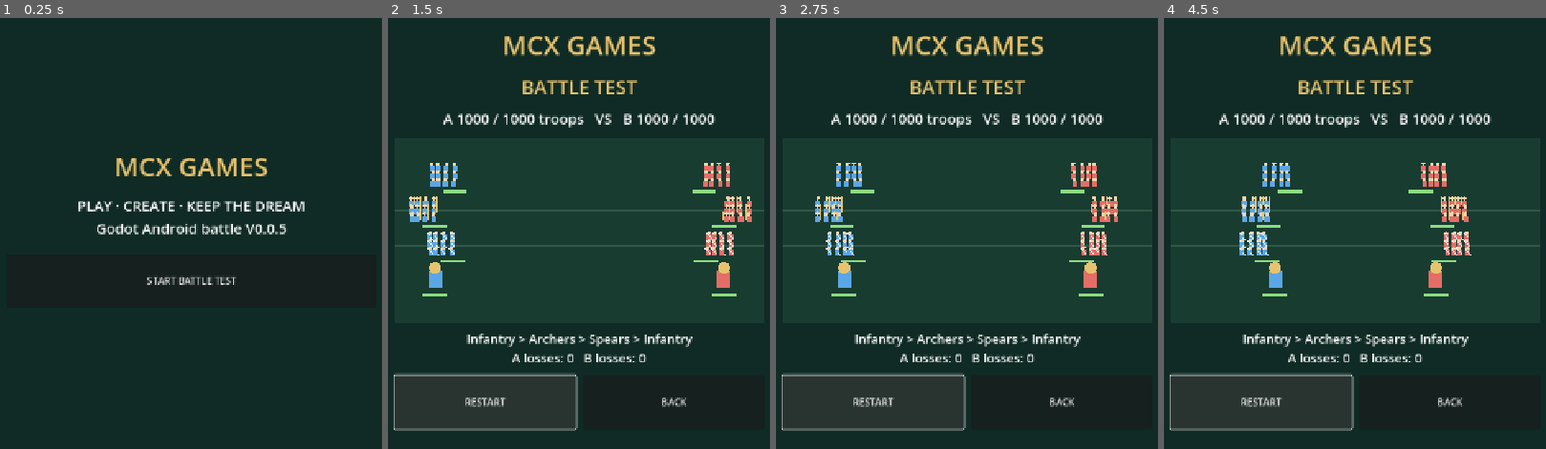
Above: before the commit, frames 1-4 (left to right).
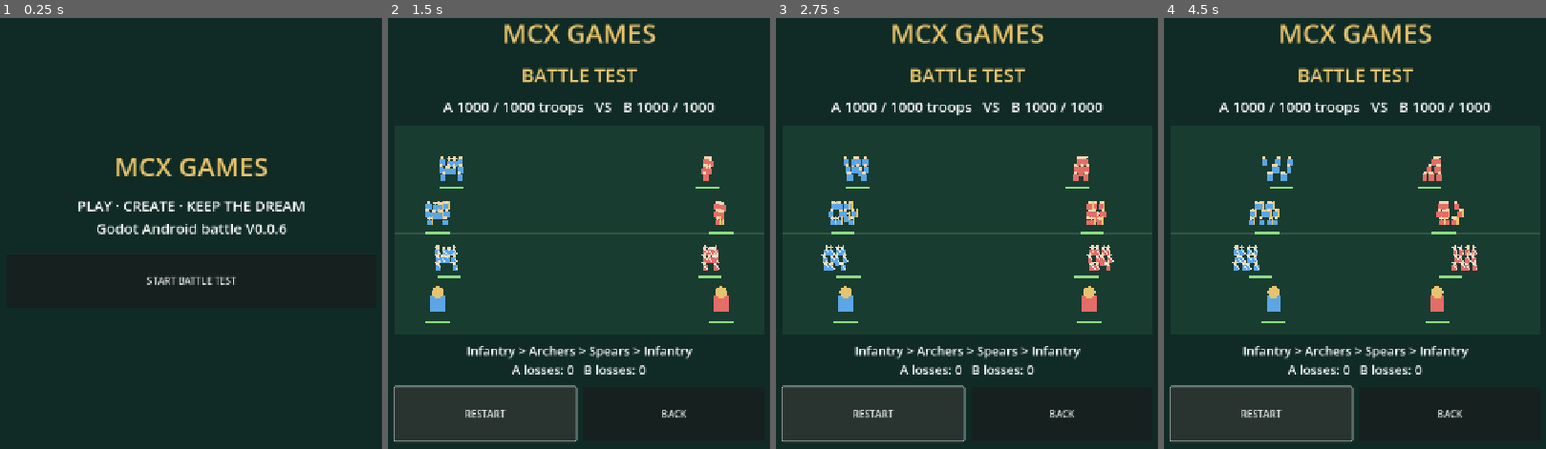
Above: after the commit, the same moments.

Repository: snowfire0918-ui/mcx-godot-test
Game: Godot game, scene res://scenes/main.tscn
Two runs of this game, one before a commit and one after it. Both use one fixed random seed, a clock stepped at 60 frames per second and the inputs below.
Inputs:
- Up to frame 1 (0.25 s): no input
- Up to frame 2 (1.5 s): click "START BATTLE TEST" at 0.5 s; click "RESTART" at 1.25 s
- Up to frame 3 (2.75 s): click "RESTART" at 2 s
- Up to frame 4 (4.5 s): click "RESTART" at 2.75 s

The runs differ from the first frame. In frame 1, less than 0.1% of the frame differs, in the area x 72-75%, y 47-51%; in frame 2, 15%, in the area x 1-99%, y 1-99%; in frame 3, 15%; in frame 4, 15%.

Commit message:
Prototype independently moving visible troops on wider battlefield

Diff:
--- a/scripts/main.gd
+++ b/scripts/main.gd
@@ -1,11 +1,12 @@
 extends Control
 
-# MCX GAMES V0.0.5: mobile-friendly multi-soldier formations.
+# MCX GAMES V0.0.6: wider battlefield, independently moving visible soldiers.
 # Visual and balance values are placeholders for Android prototype testing.
 const MAX_HP := 100
-const FIELD_W := 620.0
-const SPEED := 65.0
+const FIELD_W := 920.0
+const SPEED := 90.0
 const MAX_VISIBLE_PER_GROUP := 12
+const FIELD_DISPLAY_H := 350.0
 const ATTACK_TIME := 0.8
 const UNIT_NAMES := ["INFANTRY", "SPEARS", "ARCHERS"]
 const COLORS := [Color("#5ba6e6"), Color("#e46d67")]
@@ -20,6 +21,7 @@
 var active := false
 var tick := 0.0
 var starting_troops := [1000, 1000]
+var soldiers_visual: Array[Dictionary] = []
 
 func _ready() -> void:
     _make_ui()
@@ -43,7 +45,7 @@
     home = VBoxContainer.new()
     home.add_theme_constant_override("separation", 25)
     layout.add_child(home)
-    home.add_child(_label("PLAY · CREATE · KEEP THE DREAM\nGodot Android battle V0.0.5", 24))
+    home.add_child(_label("PLAY · CREATE · KEEP THE DREAM\nGodot Android battle V0.0.6", 24))
     var start := _button("START BATTLE TEST")
     start.pressed.connect(_show_battle)
     home.add_child(start)
@@ -56,7 +58,7 @@
     score = _label("ARMY A vs ARMY B", 24)
     battle.add_child(score)
     field = Control.new()
-    field.custom_minimum_size = Vector2(620, 310)
+    field.custom_minimum_size = Vector2(620, FIELD_DISPLAY_H)
     field.draw.connect(_draw_field)
     battle.add_child(field)
     details = _label("", 21)
@@ -101,9 +103,10 @@
 
 func _restart() -> void:
     units.clear()
+    soldiers_visual.clear()
     # Each side has one general and 3 distinct troop groups.
     for team in range(2):
-        var base_x: float = 90.0 if team == 0 else 530.0
+        var base_x: float = 125.0 if team == 0 else 795.0
         for kind in range(4):
             var hp: int = 160 if kind == 3 else MAX_HP
             var soldiers: int = 0 if kind == 3 else (400 if kind == 2 else 300)
@@ -113,6 +116,10 @@
                 "x": base_x + (-35.0 if team == 0 else 35.0) * float(kind % 2),
                 "lane": kind, "cooldown": 0.0
             })
+            if kind != 3:
+                var group_id: int = units.size() - 1
+                for s in range(MAX_VISIBLE_PER_GROUP):
+                    soldiers_visual.append({"group": group_id, "x": base_x + (-30.0 if team == 0 else 30.0) * float(kind % 2) + float(s % 4) * (13.0 if team == 0 else -13.0), "y": 70.0 + float(kind) * 75.0 + float(s / 4) * 13.0 - 13.0, "seed": float(s) * 0.9})
     active = true
     tick = 0.0
     status.text = "BATTLE TEST"
@@ -156,6 +163,7 @@
                 unit["cooldown"] = ATTACK_TIME * (1.3 if kind == 2 else 1.0)
                 units[target_index] = enemy
         units[i] = unit
+    _move_visible_soldiers(dt)
     _refresh()
     var a_alive := _alive_count(0)
     var b_alive := _alive_count(1)
@@ -163,6 +171,24 @@
         active = false
         status.text = "DRAW!" if a_alive == b_alive else ("ARMY A WINS!" if a_alive > 0 else "ARMY B WINS!")
         details.text = "A survivors: %d  |  B survivors: %d\nTap RESTART to fight again." % [_total_soldiers(0), _total_soldiers(1)]
+
+func _move_visible_soldiers(dt: float) -> void:
+    # Visible soldiers move separately; casualties and damage remain group-simulated.
+    for i in range(soldiers_visual.size()):
+        var soldier: Dictionary = soldiers_visual[i]
+        var group: Dictionary = units[int(soldier["group"])]
+        if int(group["hp"]) <= 0:
+            continue
+        var team: int = int(group["team"])
+        var kind: int = int(group["kind"])
+        var target: float = float(group["x"]) + (float(i % 4) - 1.5) * 15.0
+        var target_y: float = 75.0 + float(kind) * 75.0 + (float(i % 3) - 1.0) * 13.0
+        if kind == 2:
+            target -= 35.0 if team == 0 else -35.0
+        var drift: float = sin(tick * 2.2 + float(soldier["seed"])) * 3.0
+        soldier["x"] = move_toward(float(soldier["x"]), target + drift, (SPEED * 0.85 + float(i % 5) * 5.0) * dt)
+        soldier["y"] = move_toward(float(soldier["y"]), target_y, 35.0 * dt)
+        soldiers_visual[i] = soldier
 
 func _nearest_enemy(index: int) -> int:
     var own: Dictionary = units[index]
@@ -215,38 +241,44 @@
     for lane in range(4):
         var y: float = 65.0 + float(lane) * 58.0
         field.draw_line(Vector2(0, y), Vector2(w, y), Color("#315746"), 1.0)
-    for u in units:
+    # Independent visual actors (simulation remains group-based for this prototype).
+    for s in soldiers_visual:
+        var u: Dictionary = units[int(s["group"])]
         if int(u["hp"]) <= 0:
             continue
+        var starting: int = int(u["starting_soldiers"])
+        var current: int = int(u["soldiers"])
+        var allowed: int = mini(MAX_VISIBLE_PER_GROUP, int(ceil(float(current) * MAX_VISIBLE_PER_GROUP / float(starting))))
+        var local_index: int = int(s["group"]) * MAX_VISIBLE_PER_GROUP
+        # Soldiers are appended only for non-general groups: use stable per-group index.
+        var group_slot: int = int(soldiers_visual.find(s))
+        var same_group_index: int = 0
+        for earlier in range(group_slot):
+            if int(soldiers_visual[earlier]["group"]) == int(s["group"]):
+                same_group_index += 1
+        if same_group_index >= allowed:
+            continue
+        var team: int = int(u["team"])
+        var kind: int = int(u["kind"])
+        var px: float = float(s["x"]) * scale_x
+        var py: float = float(s["y"])
+        var color: Color = COLORS[team]
+        field.draw_rect(Rect2(px - 4.0, py - 5.0, 8.0, 10.0), color)
+        field.draw_circle(Vector2(px, py - 8.0), 3.0, Color("#f1d6ae"))
+        if kind == 1:
+            field.draw_line(Vector2(px + 5.0, py - 12.0), Vector2(px + 5.0, py + 4.0), Color("#e8c36d"), 1.5)
+        elif kind == 2:
+            field.draw_line(Vector2(px - 5.0, py - 9.0), Vector2(px + 5.0, py + 3.0), Color("#e9f4ff"), 1.5)
+    for u in units:
+        if int(u["hp"]) <= 0:
+            continue
         var x: float = float(u["x"]) * scale_x
-        var y: float = 65.0 + float(u["lane"]) * 58.0
         var kind: int = int(u["kind"])
-        var team: int = int(u["team"])
-        var color: Color = COLORS[team]
+        var y: float = 75.0 + float(kind) * 75.0
         if kind == 3:
-            # General is distinct from the troop formation.
+            var color: Color = COLORS[int(u["team"])]
             field.draw_rect(Rect2(x - 12.0, y - 15.0, 24.0, 29.0), color)
             field.draw_circle(Vector2(x, y - 20.0), 10.0, Color("#e8c36d"))
-        else:
-            # A formation renders up to 12 individuals per troop group.
-            # Underlying battle simulation still operates at group level.
-            var starting: int = int(u["starting_soldiers"])
-            var current: int = int(u["soldiers"])
-            var visible: int = mini(MAX_VISIBLE_PER_GROUP, int(ceil(float(current) * float(MAX_VISIBLE_PER_GROUP) / float(starting))))
-            for i in range(visible):
-                var col: int = i % 4
-                var row: int = i / 4
-                var side: float = 1.0 if team == 0 else -1.0
-                var phase: float = float(i) * 1.7 + float(team) * 0.8
-                var step: float = sin(tick * 7.0 + phase) * 2.0 if active else 0.0
-                var px: float = x - side * (float(col) * 12.0 + 3.0) + step
-                var py: float = y + (float(row) - 1.0) * 13.0
-                field.draw_rect(Rect2(px - 4.0, py - 5.0, 8.0, 10.0), color)
-                field.draw_circle(Vector2(px, py - 8.0), 3.0, Color("#f1d6ae"))
-                if kind == 1:
-                    field.draw_line(Vector2(px + side * 5.0, py - 12.0), Vector2(px + side * 5.0, py + 4.0), Color("#e8c36d"), 1.5)
-                elif kind == 2:
-                    field.draw_line(Vector2(px - 5.0, py - 9.0), Vector2(px + 5.0, py + 3.0), Color("#e9f4ff"), 1.5)
         var ratio: float = float(u["hp"]) / float(u["max_hp"])
-        field.draw_rect(Rect2(x - 20.0, y + 24.0, 40.0, 4.0), Color("#3a2424"))
-        field.draw_rect(Rect2(x - 20.0, y + 24.0, 40.0 * ratio, 4.0), Color("#8cdd81"))
+        field.draw_rect(Rect2(x - 20.0, y + 27.0, 40.0, 4.0), Color("#3a2424"))
+        field.draw_rect(Rect2(x - 20.0, y + 27.0, 40.0 * ratio, 4.0), Color("#8cdd81"))
